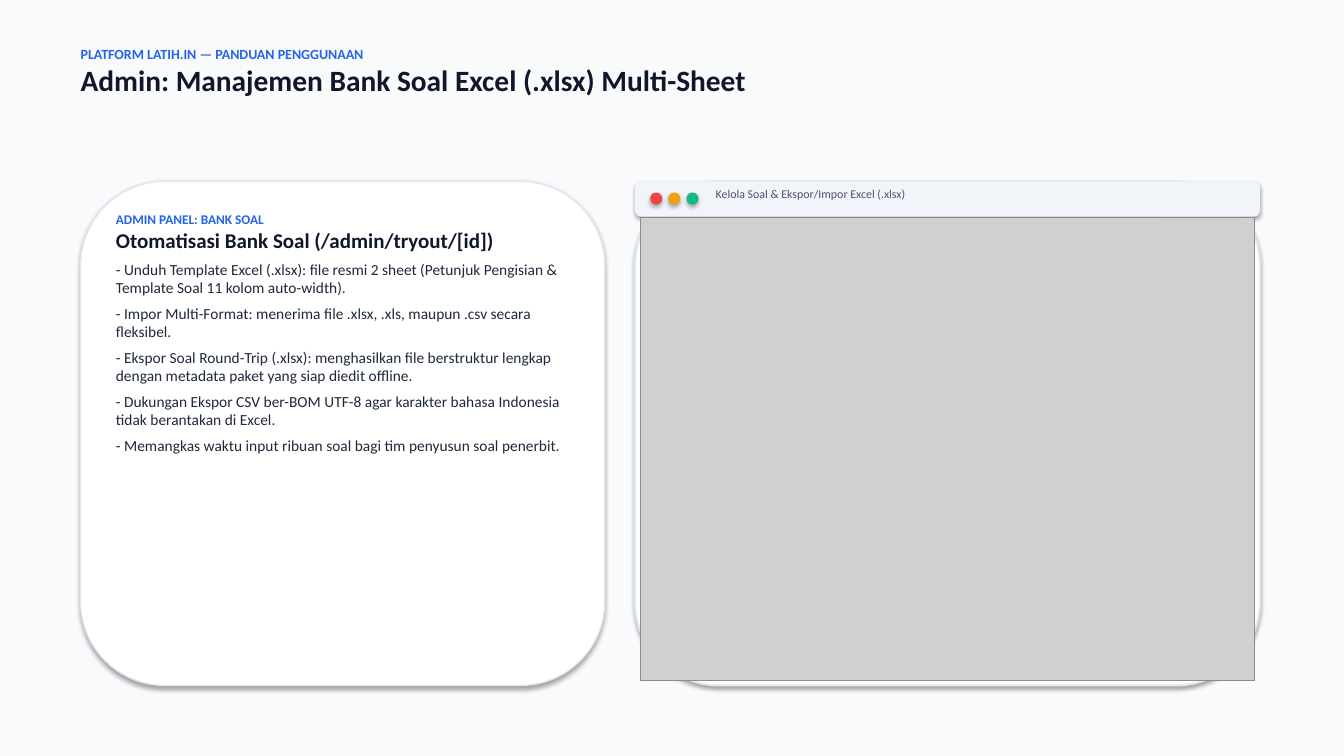
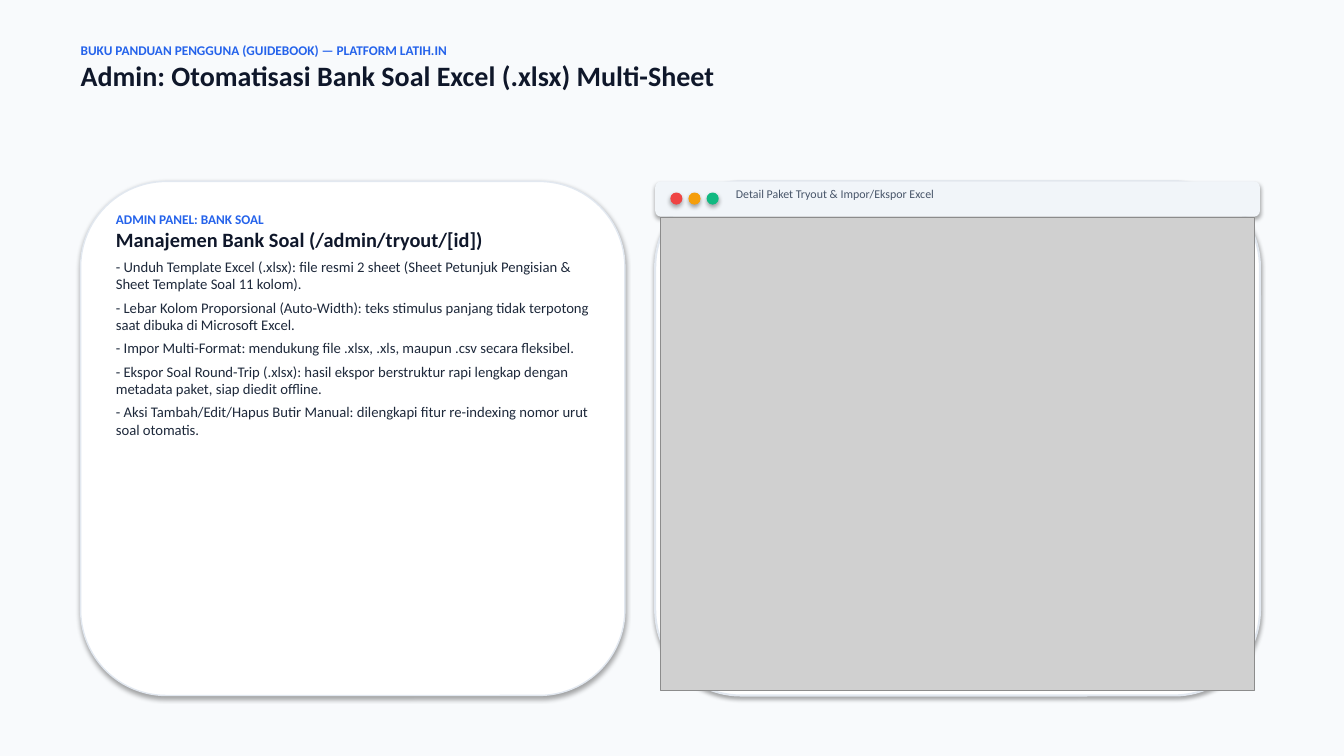
Before and after one commit to Salman-artz/latih.in, a slide deck: slide 13 of guidebook.pptx (slide 10 before the commit). Drawn at 1344x756 pixels with LibreOffice and Linux fonts; fonts in the diff are those of the drawing; grey boxes stand for pictures. Boxes give left, top, right and bottom in pixels: in the first picture for what was removed or moved away, otherwise in the second. Text is boxed around its words. In the diff, an @@ line names an element or a change of style, - is before the commit and + after.

Commit message:
docs: update guidebook.pptx with screenshots on every slide

```diff
--- a/guidebook.pptx
+++ b/guidebook.pptx
@@ text at <box>81,45,714,90</box>: text changed; size 21 to 20 pt @@
-PLATFORM LATIH.IN — PANDUAN PENGGUNAAN
-Admin: Manajemen Bank Soal Excel (.xlsx) Multi-Sheet
+BUKU PANDUAN PENGGUNA (GUIDEBOOK) — PLATFORM LATIH.IN
+Admin: Otomatisasi Bank Soal Excel (.xlsx) Multi-Sheet
@@ rounded rectangle: place and size @@
-rounded rectangle at <box>81,181,605,686</box>
+rounded rectangle at <box>81,181,625,696</box>
@@ rounded rectangle: place and size @@
-rounded rectangle at <box>635,181,1260,217</box>
+rounded rectangle at <box>655,181,1260,217</box>
@@ rounded rectangle: place and size @@
-rounded rectangle at <box>635,181,1260,686</box>
+rounded rectangle at <box>655,181,1260,696</box>
@@ 3 ellipses: place and size @@
-3 ellipses at <box>650,193,699,205</box>
+3 ellipses at <box>670,193,719,205</box>
@@ text at <box>736,189,933,200</box>: text changed @@
-Kelola Soal & Ekspor/Impor Excel (.xlsx)
+Detail Paket Tryout & Impor/Ekspor Excel
@@ text at <box>116,232,588,435</box>: text changed; size 11 to 10.5 pt @@
-Otomatisasi Bank Soal (/admin/tryout/[id])
-- Unduh Template Excel (.xlsx): file resmi 2 sheet (Petunjuk Pengisian & Template Soal 11 kolom auto-width).
-- Impor Multi-Format: menerima file .xlsx, .xls, maupun .csv secara fleksibel.
-- Ekspor Soal Round-Trip (.xlsx): menghasilkan file berstruktur lengkap dengan metadata paket yang siap diedit offline.
-- Dukungan Ekspor CSV ber-BOM UTF-8 agar karakter bahasa Indonesia tidak berantakan di Excel.
-- Memangkas waktu input ribuan soal bagi tim penyusun soal penerbit.
+Manajemen Bank Soal (/admin/tryout/[id])
+- Unduh Template Excel (.xlsx): file resmi 2 sheet (Sheet Petunjuk Pengisian & Sheet Template Soal 11 kolom).
+- Lebar Kolom Proporsional (Auto-Width): teks stimulus panjang tidak terpotong saat dibuka di Microsoft Excel.
+- Impor Multi-Format: mendukung file .xlsx, .xls, maupun .csv secara fleksibel.
+- Ekspor Soal Round-Trip (.xlsx): hasil ekspor berstruktur rapi lengkap dengan metadata paket, siap diedit offline.
+- Aksi Tambah/Edit/Hapus Butir Manual: dilengkapi fitur re-indexing nomor urut soal otomatis.
@@ picture: place and size @@
-picture at <box>640,218,1255,681</box>
+picture at <box>660,218,1255,691</box>
```
Also in this commit, not shown: 6 other slides changed, 8 slides added, 4 slides removed.
